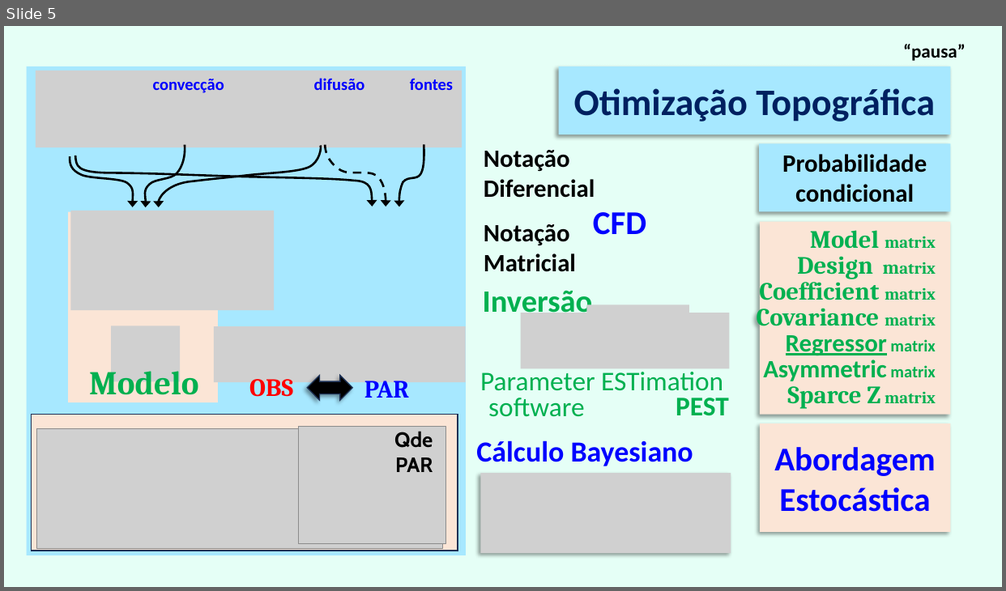
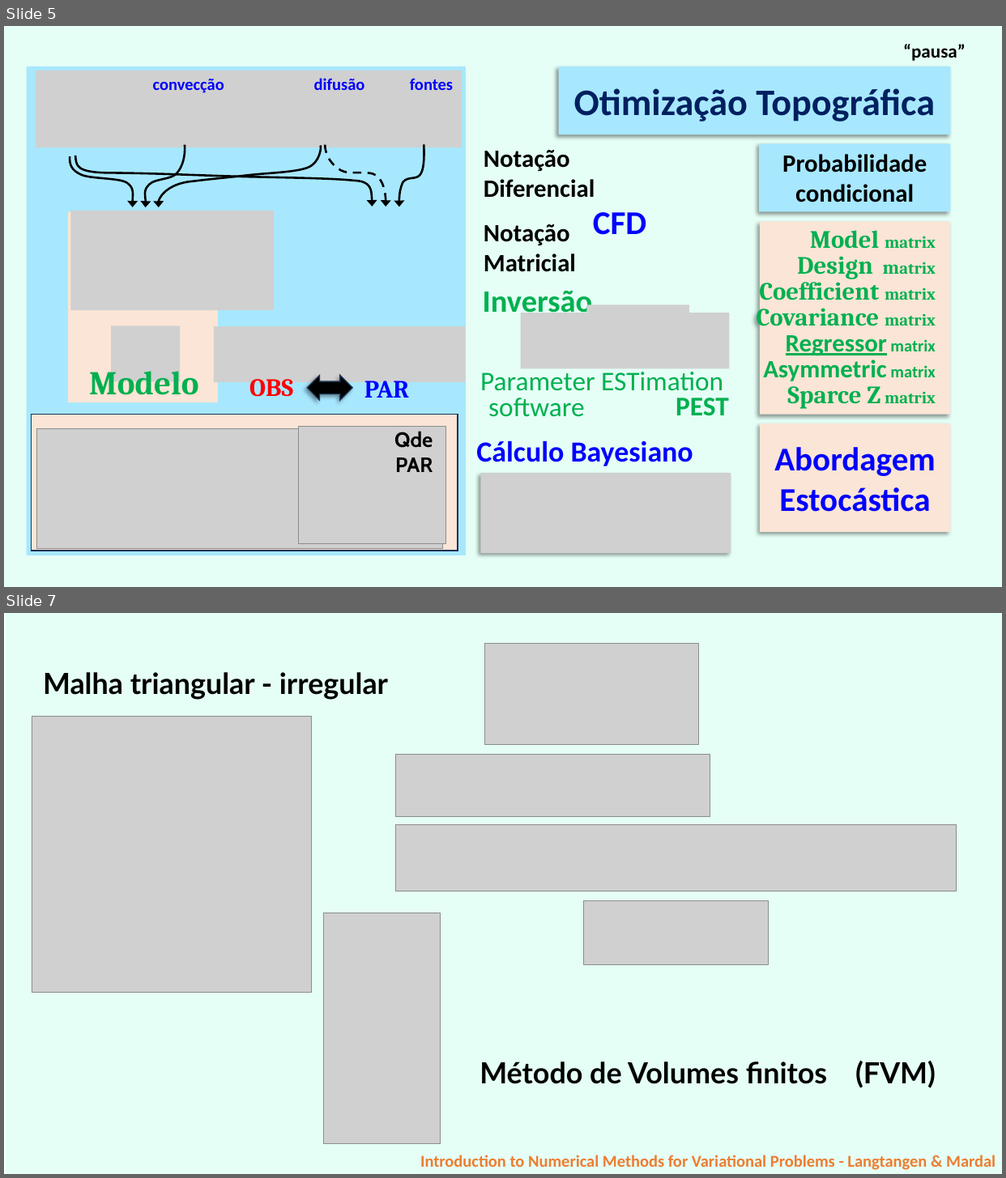
Before and after one commit to grossiRM/AM_FEG, a slide deck: Plano_V02_iii_AM_FEG/d_Topicos Especiais - Introducao a Manufatura Aditiva para Metais.pptx. Shown one above the other, each under a label of ours: slide 5 before the commit, slides 5 and 7 after it; the slides between them are not shown. The pictures are 1006x591 and 1006x1178 pixels, drawn with LibreOffice and Linux fonts; fonts in the diff are those of the drawing; grey boxes stand for pictures. Boxes give left, top, right and bottom in pixels: in the first picture for what was removed or moved away, otherwise in the second. Text is boxed around its words. In the diff, an @@ line names an element or a change of style, - is before the commit and + after.

```diff
--- a/Plano_V02_iii_AM_FEG/d_Topicos Especiais - Introducao a Manufatura Aditiva para Metais.pptx
+++ b/Plano_V02_iii_AM_FEG/d_Topicos Especiais - Introducao a Manufatura Aditiva para Metais.pptx
@@ slide 7 added at (4,613,1002,1174), background #FFFFFF @@
@@ rectangle added at (6,613,1002,1174), fill #E5FFF6 @@
@@ text added at (43,672,388,700), 28 pt, text #000000, bold @@
+Malha triangular - irregular
@@ picture added at (32,717,312,993) @@
@@ group added at (396,643,957,964): 4 pictures @@
@@ picture added at (324,914,441,1144) @@
@@ text added at (479,1061,936,1088), 28 pt, text #000000, bold @@
+Método de Volumes finitos (FVM)
@@ text added at (420,1155,995,1170), 16 pt, text #ED7D31, bold @@
+Introduction to Numerical Methods for Variational Problems - Langtangen & Mardal
```
Also in this commit, not shown: 4 slides changed, 1 other slide added, 1 slide removed, 1 other file.
